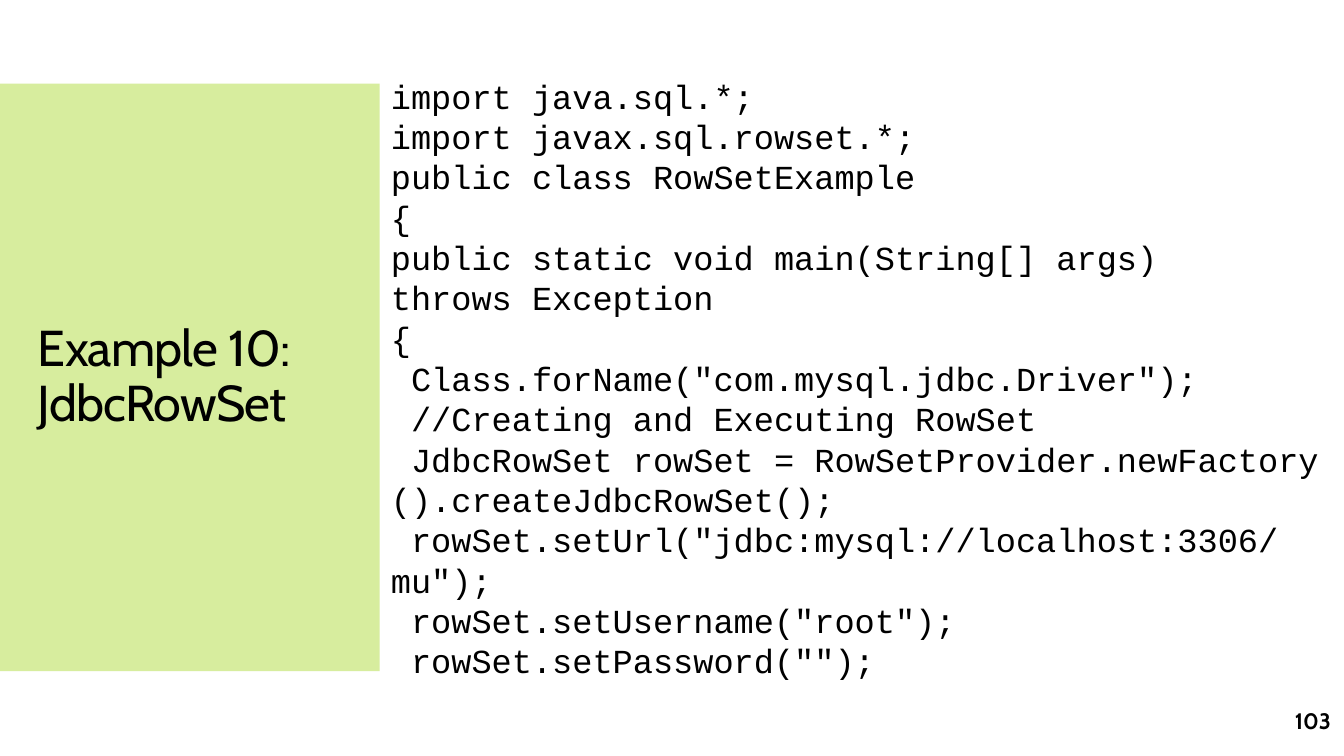
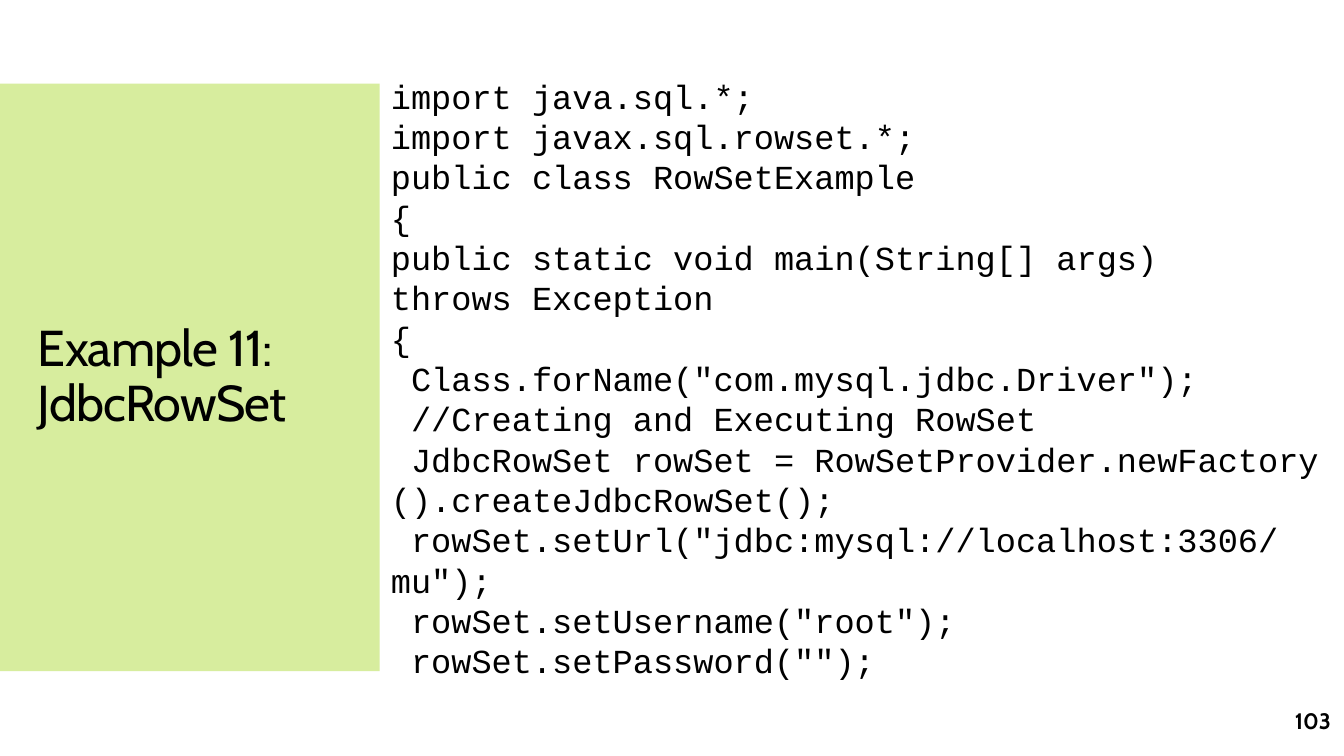
Before and after one commit to jrambasana/AJP2022-code, a slide deck: slide 103 of AJP Slides/AJP - Unit 2 - JDBC.pptx. Drawn at 1344x756 pixels with LibreOffice and Linux fonts; fonts in the diff are those of the drawing. Boxes give left, top, right and bottom in pixels: in the first picture for what was removed or moved away, otherwise in the second. Text is boxed around its words. In the diff, an @@ line names an element or a change of style, - is before the commit and + after.

```diff
--- a/AJP Slides/AJP - Unit 2 - JDBC.pptx
+++ b/AJP Slides/AJP - Unit 2 - JDBC.pptx
@@ title at [38,328,287,430]: text changed @@
-Example 10: JdbcRowSet
+Example 11: JdbcRowSet
```
Also in this commit, not shown: 7 other slides changed.
